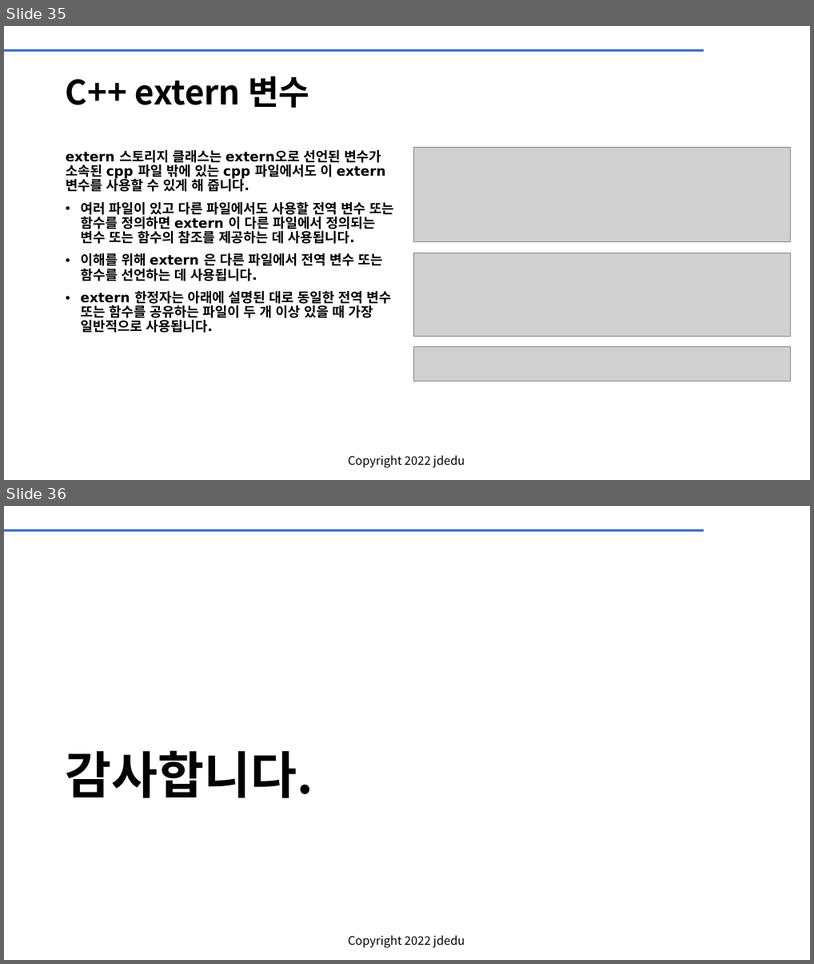
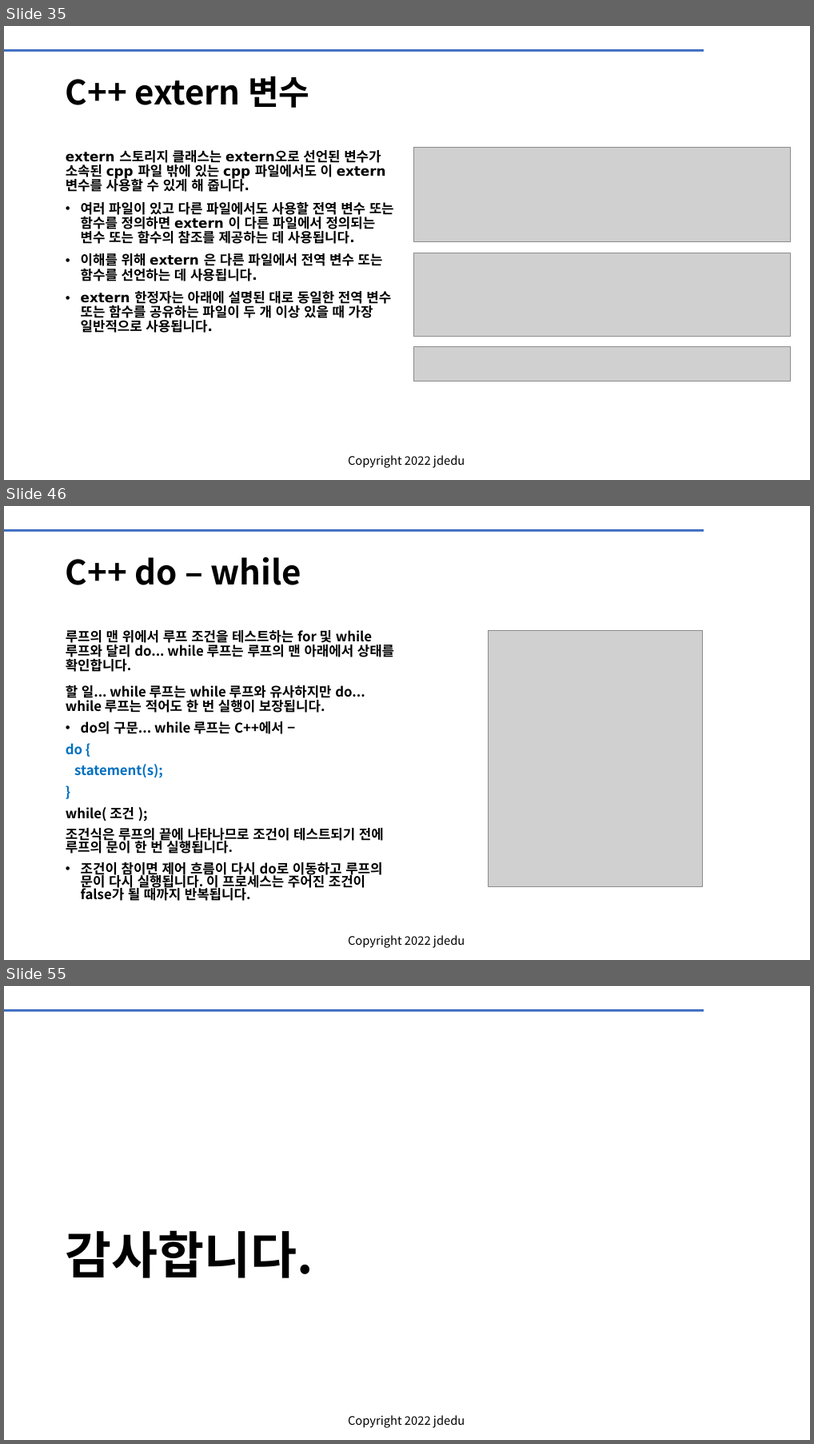
Before and after one commit to JD-edu/KG-KAIROS_robot, a slide deck: doc/KG-KAIROS 리눅스_bash_CC++.pptx. Shown one above the other, each under a label of ours: slides 35 and 36 before the commit, slides 35, 46 and 55 after it; the slides between them are not shown. The pictures are 814x964 and 814x1444 pixels, drawn with LibreOffice and Linux fonts; fonts in the diff are those of the drawing; grey boxes stand for pictures; background and template pictures are left out. Boxes give left, top, right and bottom in pixels: in the first picture for what was removed or moved away, otherwise in the second. Text is boxed around its words. In the diff, an @@ line names an element or a change of style, - is before the commit and + after.

```diff
--- a/doc/KG-KAIROS 리눅스_bash_CC++.pptx
+++ b/doc/KG-KAIROS 리눅스_bash_CC++.pptx
@@ slide 46 added at (4,506,810,960), background #FFFFFF; not listed: 2 template elements that a slide beside it also shows @@
@@ title added at (66,557,302,585), 40 pt, text #000000, bold @@
+C++ do – while
@@ text added at (66,630,394,903), 16 pt, text #000000, bold @@
+• 루프의 맨 위에서 루프 조건을 테스트하는 for 및 while 루프와 달리 do... while 루프는 루프의 맨 아래에서 상태를 확인합니다.
+  할 일... while 루프는 while 루프와 유사하지만 do... while 루프는 적어도 한 번 실행이 보장됩니다.
+  do의 구문... while 루프는 C++에서 −
+do {
+statement(s);
+}
+• while( 조건 );
+  조건식은 루프의 끝에 나타나므로 조건이 테스트되기 전에 루프의 문이 한 번 실행됩니다.
+  조건이 참이면 제어 흐름이 다시 do로 이동하고 루프의 문이 다시 실행됩니다. 이 프로세스는 주어진 조건이 false가 될 때까지 반복됩니다.
@@ picture added at (489,630,702,886) @@
@@ what was slide 36 is now slide 55 @@
```
Also in this commit, not shown: 18 other slides added.
